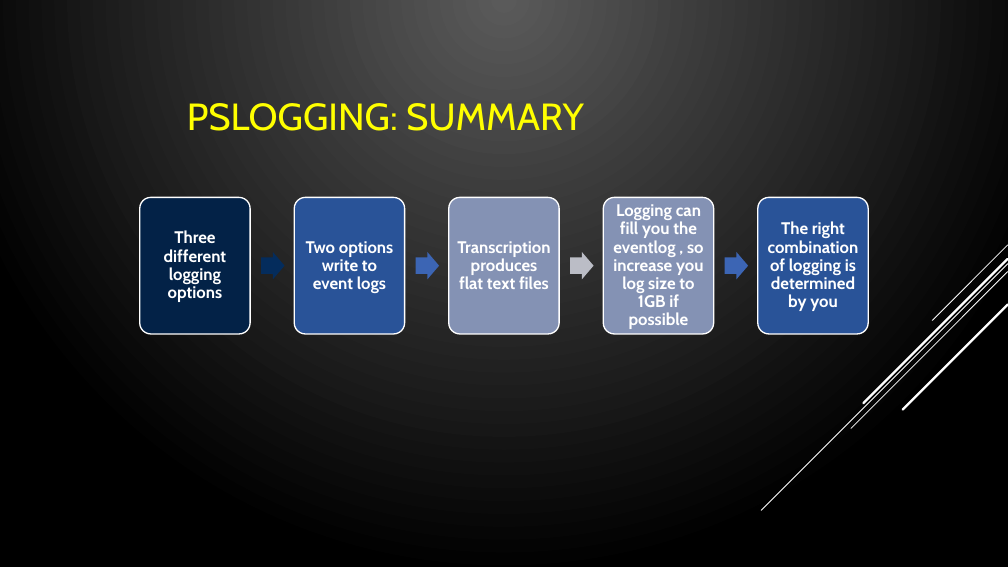
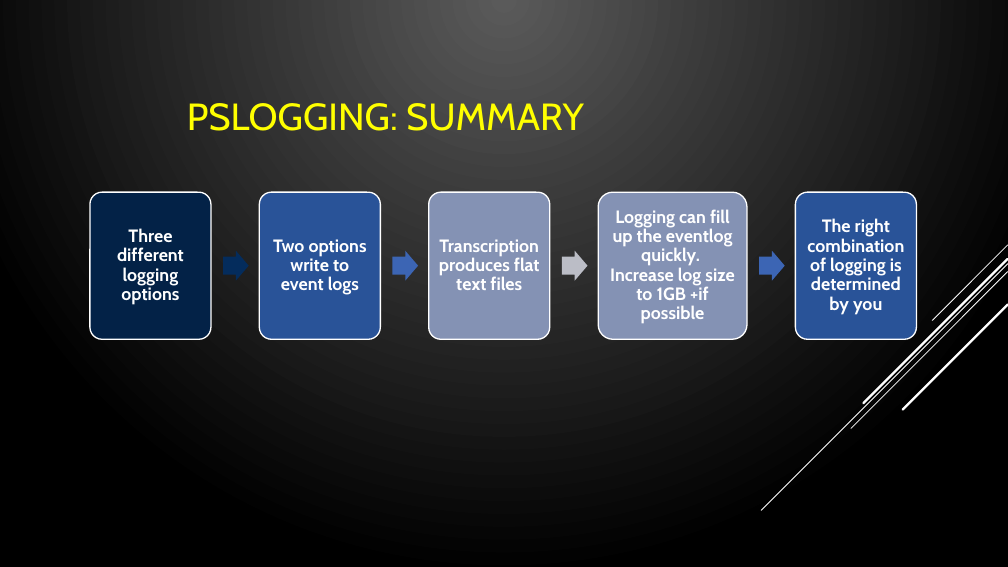
Before and after one commit to compwiz32/Presentations, a slide deck: slide 39 of 2019-08 PowerShell Chattanooga/PSRemoting - From 0 to Lockdown.pptx. Drawn at 1008x567 pixels with LibreOffice and Linux fonts; fonts in the diff are those of the drawing. Boxes give left, top, right and bottom in pixels: in the first picture for what was removed or moved away, otherwise in the second. Text is boxed around its words. In the diff, an @@ line names an element or a change of style, - is before the commit and + after.

```diff
--- a/2019-08 PowerShell Chattanooga/PSRemoting - From 0 to Lockdown.pptx
+++ b/2019-08 PowerShell Chattanooga/PSRemoting - From 0 to Lockdown.pptx
@@ rounded rectangle: place and size @@
-rounded rectangle at bbox=[140, 197, 250, 334]
+rounded rectangle at bbox=[90, 192, 211, 340]
@@ size 16 to 17 pt in 4 elements at bbox=[439, 239, 540, 290], bbox=[273, 239, 367, 295], bbox=[807, 218, 904, 315], bbox=[117, 228, 184, 305] @@
@@ text "Three different logging options": place and size @@
-text "Three different logging options" at bbox=[164, 230, 227, 302]
+text "Three different logging options" at bbox=[117, 228, 184, 305]
@@ rounded rectangle: place and size @@
-rounded rectangle at bbox=[294, 197, 405, 334]
+rounded rectangle at bbox=[259, 192, 380, 340]
@@ text "Two options write to event ...": place and size @@
-text "Two options write to event ..." at bbox=[306, 241, 393, 293]
+text "Two options write to event ..." at bbox=[273, 239, 367, 295]
@@ rounded rectangle: place and size @@
-rounded rectangle at bbox=[449, 197, 560, 334]
+rounded rectangle at bbox=[429, 192, 550, 340]
@@ text "Transcription produces flat text files": place and size @@
-text "Transcription produces flat text files" at bbox=[457, 241, 550, 289]
+text "Transcription produces flat text files" at bbox=[439, 239, 540, 290]
@@ rounded rectangle: place and size @@
-rounded rectangle at bbox=[603, 197, 714, 334]
+rounded rectangle at bbox=[598, 192, 747, 340]
@@ text at bbox=[610, 209, 734, 323]: text changed; size 16 to 17 pt @@
-Logging can fill you the eventlog , so increase you log size to 1GB if possible
+Logging can fill up the eventlog quickly.
+Increase log size to 1GB +if possible
@@ rounded rectangle: place and size @@
-rounded rectangle at bbox=[758, 197, 868, 334]
+rounded rectangle at bbox=[796, 192, 917, 340]
@@ text "The right combination of logging ...": place and size @@
-text "The right combination of logging ..." at bbox=[768, 221, 859, 311]
+text "The right combination of logging ..." at bbox=[807, 218, 904, 315]
@@ right arrow: place and size @@
-right arrow at bbox=[261, 252, 284, 279]
+right arrow at bbox=[223, 251, 249, 281]
@@ right arrow: place and size @@
-right arrow at bbox=[416, 252, 439, 279]
+right arrow at bbox=[392, 251, 418, 281]
@@ right arrow: place and size @@
-right arrow at bbox=[570, 252, 594, 279]
+right arrow at bbox=[562, 251, 588, 281]
@@ right arrow: place and size @@
-right arrow at bbox=[725, 252, 749, 279]
+right arrow at bbox=[759, 251, 785, 281]
```
Also in this commit, not shown: 1 other slide changed.
